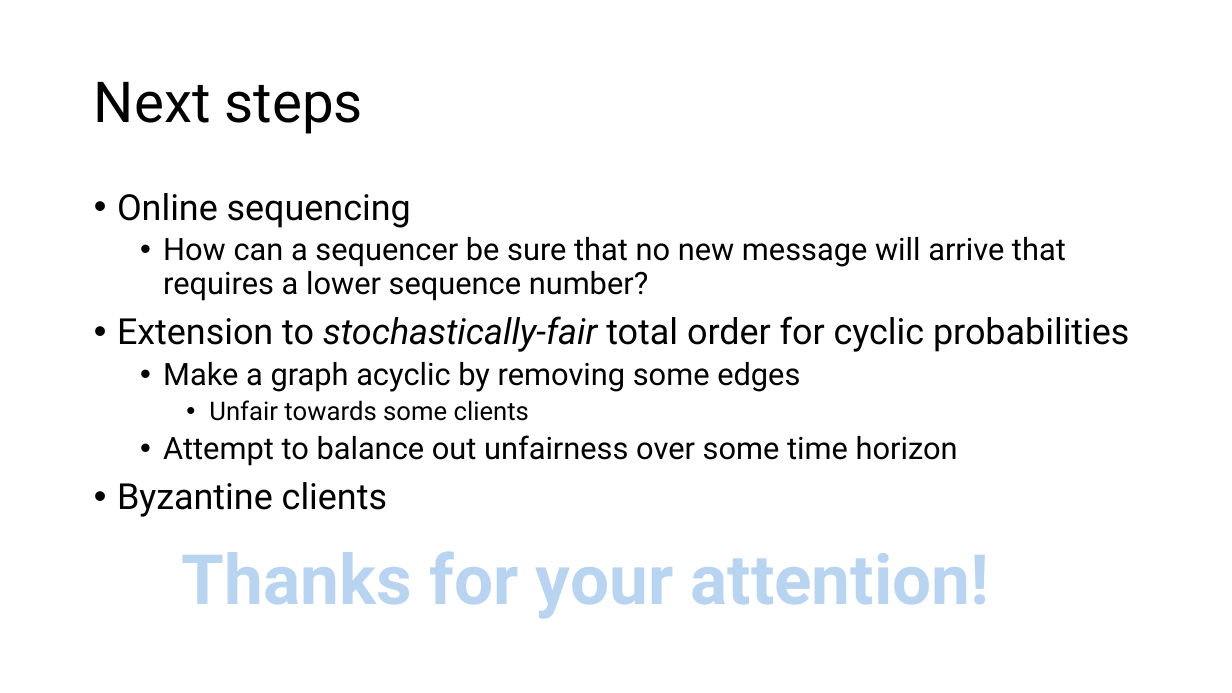
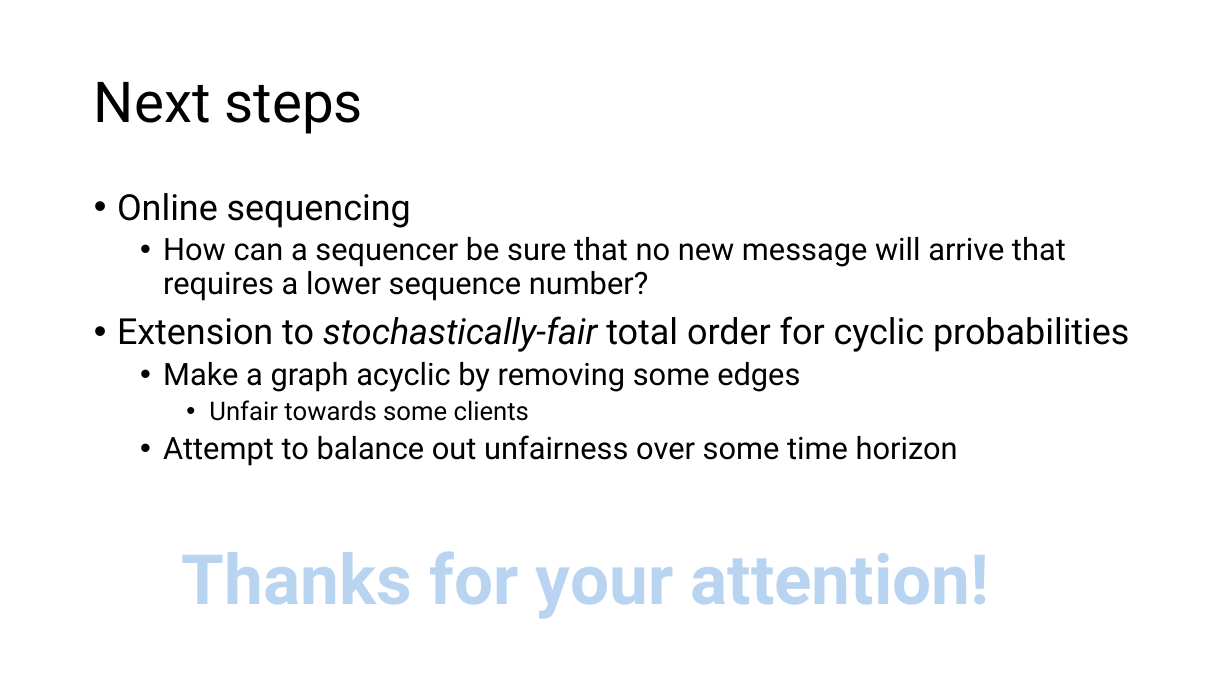
Before and after one commit to HaseebLUMS/Onyx-Presentation, a slide deck: slide 39 of tommy_hotnets_v2.pptx (slide 45 before the commit). Drawn at 1232x693 pixels with LibreOffice and Linux fonts; fonts in the diff are those of the drawing. Boxes give left, top, right and bottom in pixels: in the first picture for what was removed or moved away, otherwise in the second. Text is boxed around its words. In the diff, an @@ line names an element or a change of style, - is before the commit and + after.

```diff
--- a/tommy_hotnets_v2.pptx
+++ b/tommy_hotnets_v2.pptx
@@ text at [117,482,387,517]: paragraph removed @@
-• Byzantine clients
```
Also in this commit, not shown: 13 other slides changed, 2 slides added, 8 slides removed.
